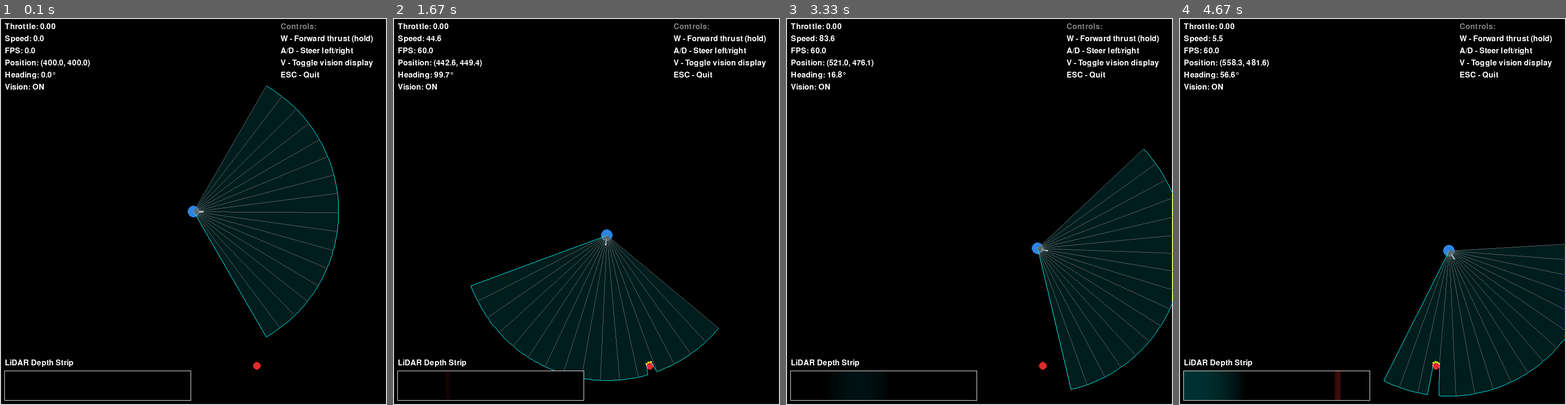
Above: before the commit, frames 1-4 (left to right).
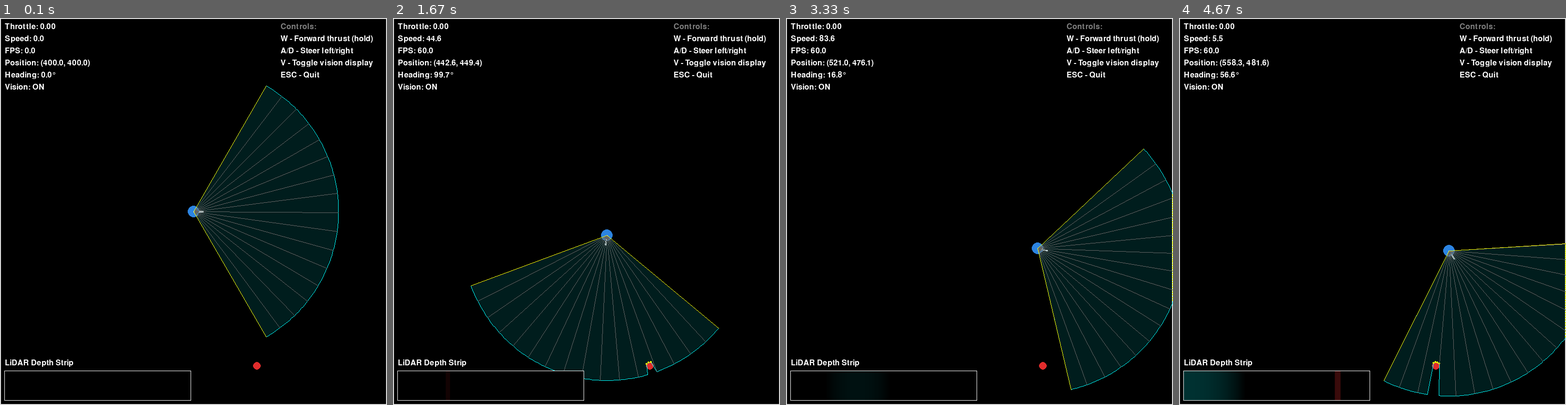
Above: after the commit, the same moments.

Repository: jdAlcorn/food_finder_sim
Game: pygame game, started from simulation.py
Same seed, same stepped clock (60 frames per second), same inputs: the game is played once before the commit and once after it.
Inputs:
- Up to frame 1 (0.1 s): no input
- Up to frame 2 (1.67 s): hold D 0.33-0.8 s; hold W 0.83-1.13 s; hold D 1.17-1.63 s
- Up to frame 3 (3.33 s): hold A 1.67-2.2 s; tap V at 1.82, 3.22 s; hold A 2.23-2.63 s; hold W 2.67-3.03 s; hold D from 3.07 s (still down)
- Up to frame 4 (4.67 s): release D at 3.7 s; hold A 3.73-4.2 s; hold D from 4.23 s (still down)

The runs differ from the first frame. In frame 1, less than 0.1% of the frame differs, in the area x 50-69%, y 17-83%; in frame 2, less than 0.1%; in frame 3, less than 0.1%; in frame 4, less than 0.1%.

Commit message:
Fix cone drawing

Diff:
--- a/simulation.py
+++ b/simulation.py
@@ -328,20 +328,6 @@
 
     fov_rad = math.radians(FOV_DEGREES)
 
-    # Draw FOV cone outline
-    cone_length = MAX_RANGE * 0.3  # Shorter for visualization
-    left_angle = agent.theta - fov_rad/2
-    right_angle = agent.theta + fov_rad/2
-
-    left_x = agent.x + cone_length * math.cos(left_angle)
-    left_y = agent.y + cone_length * math.sin(left_angle)
-    right_x = agent.x + cone_length * math.cos(right_angle)
-    right_y = agent.y + cone_length * math.sin(right_angle)
-
-    # Draw FOV cone lines
-    #pygame.draw.line(screen, YELLOW, (agent.x, agent.y), (left_x, left_y), 1)
-    #pygame.draw.line(screen, YELLOW, (agent.x, agent.y), (right_x, right_y), 1)
-
     # Draw visible region polygon
     if len(hit_points) > 0:
         # Create polygon vertices: agent position + hit points
@@ -391,6 +377,18 @@
             draw_hit_y = max(0, min(WINDOW_HEIGHT, hit_y))
             pygame.draw.line(screen, color, (agent.x, agent.y), (draw_hit_x, draw_hit_y), 1)
 
+    # Draw FOV cone outline
+    left_angle = agent.theta - fov_rad/2
+    right_angle = agent.theta + fov_rad/2
+
+    left_x = agent.x + MAX_RANGE * math.cos(left_angle)
+    left_y = agent.y + MAX_RANGE * math.sin(left_angle)
+    right_x = agent.x + MAX_RANGE * math.cos(right_angle)
+    right_y = agent.y + MAX_RANGE * math.sin(right_angle)
+
+    # Draw FOV cone lines
+    pygame.draw.line(screen, YELLOW, (agent.x, agent.y), (left_x, left_y), 1)
+    pygame.draw.line(screen, YELLOW, (agent.x, agent.y), (right_x, right_y), 1)
 
 def draw_ui(screen, font, agent, fps, show_vision):
     # Throttle display
